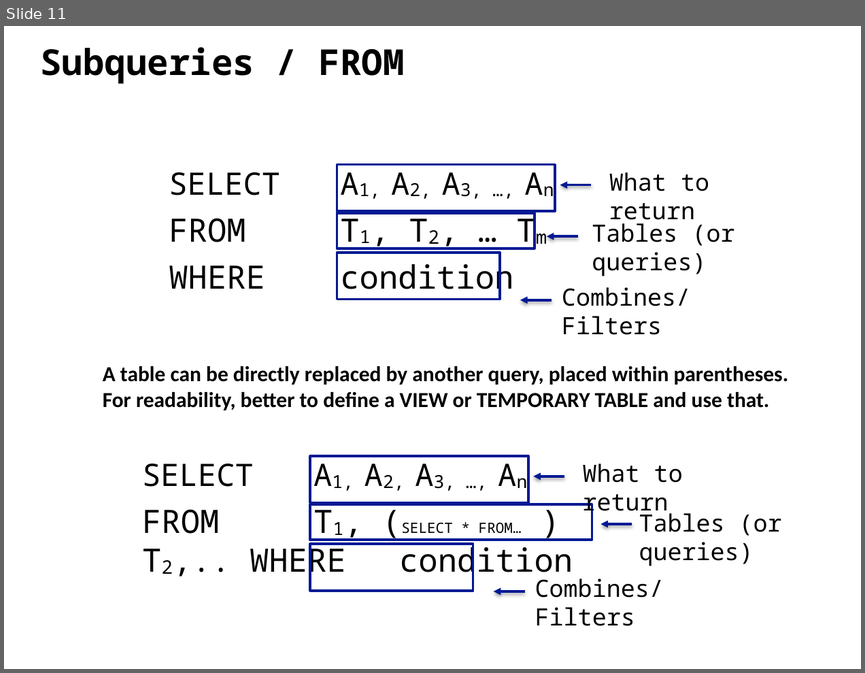
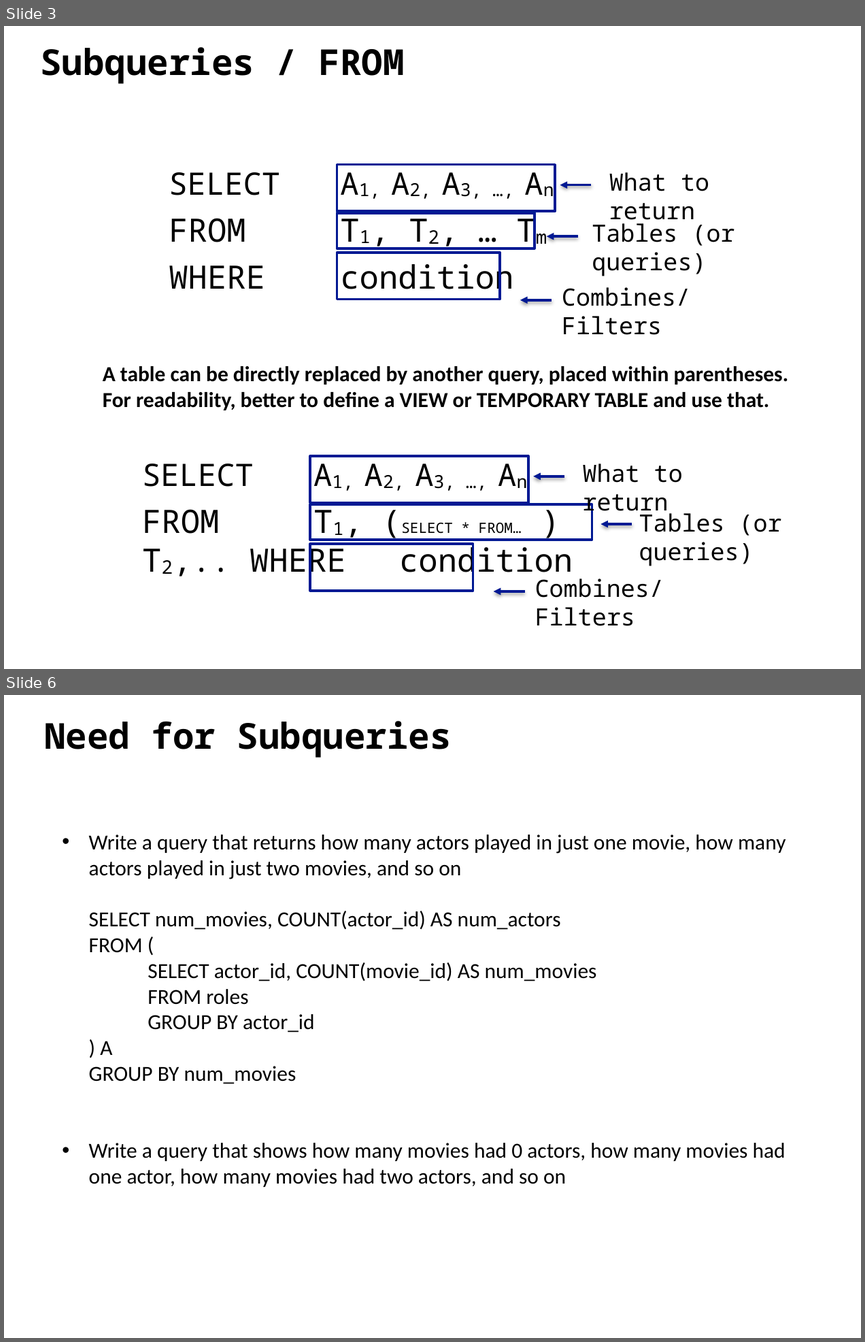
Before and after one commit to ipeirotis/introduction-to-databases, a slide deck: session6/F-SQL_Subqueries.pptx. Shown one above the other, each under a label of ours: slide 11 before the commit, slides 3 and 6 after it; the slides between them are not shown. The pictures are 865x673 and 865x1342 pixels, drawn with LibreOffice and Linux fonts; fonts in the diff are those of the drawing. Boxes give left, top, right and bottom in pixels: in the first picture for what was removed or moved away, otherwise in the second. Text is boxed around its words. In the diff, an @@ line names an element or a change of style, - is before the commit and + after.

```diff
--- a/session6/F-SQL_Subqueries.pptx
+++ b/session6/F-SQL_Subqueries.pptx
@@ slide 6 added at (4, 695, 861, 1338), background #FFFFFF @@
@@ text added at (44, 721, 451, 758), 30 pt, text #000000, bold @@
+Need for Subqueries
@@ text added at (89, 834, 785, 1187), 18 pt, text #000000 @@
+• Write a query that returns how many actors played in just one movie, how many actors played in just two movies, and so on
+  SELECT num_movies, COUNT(actor_id) AS num_actors
+  FROM (
+  SELECT actor_id, COUNT(movie_id) AS num_movies
+  FROM roles
+  GROUP BY actor_id
+  ) A
+  GROUP BY num_movies
+• Write a query that shows how many movies had 0 actors, how many movies had one actor, how many movies had two actors, and so on
@@ what was slide 11 is now slide 3 @@
```
Also in this commit, not shown: 5 slides changed, 6 other slides added, 4 slides removed.
